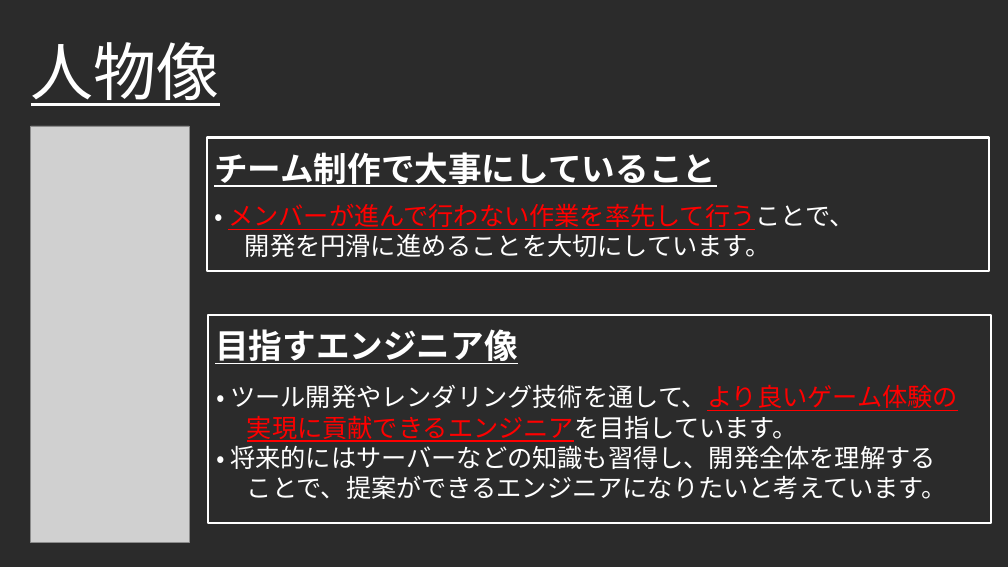
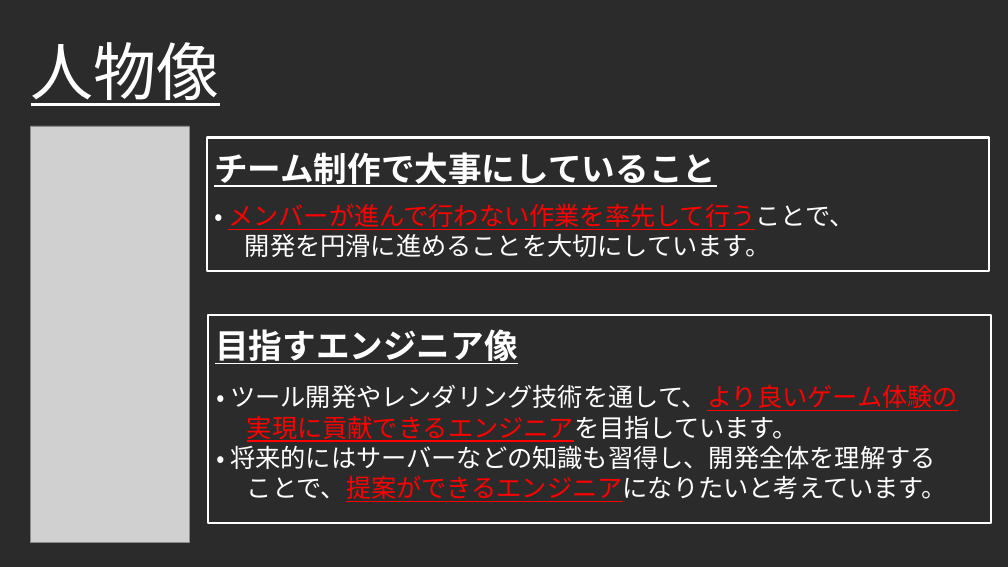
Before and after one commit to Takeshi0106/Action_Game, a slide deck: slide 4 of 0_PR/01_ポートフォリオ.pptx. Drawn at 1008x567 pixels with LibreOffice and Linux fonts; fonts in the diff are those of the drawing; grey boxes stand for pictures; background and template pictures are left out; a plain dark background stands for a picture behind light text. Boxes give left, top, right and bottom in pixels: in the first picture for what was removed or moved away, otherwise in the second. Text is boxed around its words. In the diff, an @@ line names an element or a change of style, - is before the commit and + after.

Commit message:
ポートフォリオ修正

```diff
--- a/0_PR/01_ポートフォリオ.pptx
+++ b/0_PR/01_ポートフォリオ.pptx
@@ text at <box>247,476,947,502</box>: text colour #FFFFFF to #FF0000, underline on in "ことで、提案ができるエンジニアになりたいと考えています。" @@
```
